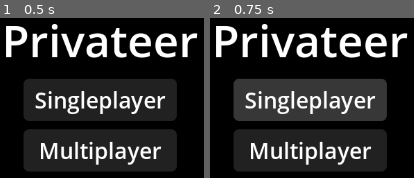
Above: before the commit, frames 1-2 (left to right).
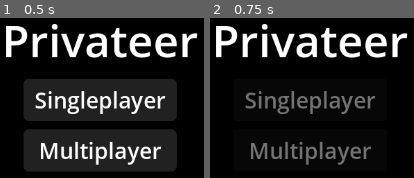
Above: after the commit, the same moments.

Repository: Changryy/Privateer
Game: Godot game, scene res://Game/Menu/Menu.tscn
Same seed, same stepped clock (60 frames per second), same inputs: the game is played once before the commit and once after it. Before the commit the project has no main scene; this scene is started directly in both runs.
Inputs:
- Up to frame 1 (0.5 s): no input
- Up to frame 2 (0.75 s): click "Singleplayer" at 0.5 s

Frame 1 is identical in both runs. In frame 2, 39% of the frame differs, in the area x 11-87%, y 38-96%.

Commit message:
Initial multiplayer implementation

Diff:
--- a/Game/Global/Sync.gd
+++ b/Game/Global/Sync.gd
@@ -14,6 +14,7 @@
 
 
 func start_server() -> void:
+	print("started server")
 	multiplayer.peer_connected.connect(player_connected)
 	multiplayer.peer_disconnected.connect(player_disconnected)
 	peer.create_server(PORT)
@@ -35,6 +36,7 @@
 
 
 func player_connected(id: int) -> void:
+	print("player connected")
 	rpc_id(id, &"connected", VERSION)
 
 
@@ -45,6 +47,7 @@
 		return
 
 	# Load world
+	print("connected")
 
 	# Once loaded:
 	rpc_id(1, &"loaded")
@@ -53,12 +56,14 @@
 
 func player_disconnected(id: int) -> void:
 	# Remove player
+	print("player disconnected")
 
 	pass
 
 
-@rpc("call_remote", "authority", "reliable")
+@rpc("call_remote", "any_peer", "reliable")
 func loaded() -> void:
+	print("player loaded")
 	pass
 
 	# Spawn player
--- /dev/null
+++ b/Game/Menu/Menu.gd
@@ -0,0 +1,15 @@
+extends Control
+
+
+signal starting
+
+
+
+func connect_to_server() -> void:
+	starting.emit()
+	Sync.connect_to("82.164.168.225")
+
+
+
+func start() -> void:
+	starting.emit()
--- a/Game/Menu/Menu.tscn
+++ b/Game/Menu/Menu.tscn
@@ -1,4 +1,7 @@
-[gd_scene format=3 uid="uid://bcigcsexwvtis"]
+[gd_scene load_steps=3 format=3 uid="uid://bcigcsexwvtis"]
+
+[ext_resource type="Script" path="res://Game/Menu/Menu.gd" id="1_b8sr0"]
+[ext_resource type="Script" path="res://Game/Menu/StartButton.gd" id="2_x8jf4"]
 
 [node name="Menu" type="Control"]
 layout_mode = 3
@@ -7,6 +10,7 @@
 anchor_bottom = 1.0
 grow_horizontal = 2
 grow_vertical = 2
+script = ExtResource("1_b8sr0")
 
 [node name="ColorRect" type="ColorRect" parent="."]
 layout_mode = 1
@@ -40,14 +44,19 @@
 size_flags_horizontal = 4
 theme_override_constants/separation = 12
 
-[node name="Button" type="Button" parent="CenterContainer/VBoxContainer2/VBoxContainer"]
+[node name="Singleplayer" type="Button" parent="CenterContainer/VBoxContainer2/VBoxContainer"]
 layout_mode = 2
 focus_mode = 0
 theme_type_variation = &"MainMenuButton"
 text = "Singleplayer"
+script = ExtResource("2_x8jf4")
 
-[node name="Button2" type="Button" parent="CenterContainer/VBoxContainer2/VBoxContainer"]
+[node name="Multiplayer" type="Button" parent="CenterContainer/VBoxContainer2/VBoxContainer"]
 layout_mode = 2
 focus_mode = 0
 theme_type_variation = &"MainMenuButton"
 text = "Multiplayer"
+script = ExtResource("2_x8jf4")
+
+[connection signal="pressed" from="CenterContainer/VBoxContainer2/VBoxContainer/Singleplayer" to="." method="start"]
+[connection signal="pressed" from="CenterContainer/VBoxContainer2/VBoxContainer/Multiplayer" to="." method="connect_to_server"]
--- /dev/null
+++ b/Game/Menu/StartButton.gd
@@ -0,0 +1,8 @@
+extends Button
+
+
+
+
+
+func _ready() -> void:
+	owner.starting.connect(func(): disabled = true)
--- a/project.godot
+++ b/project.godot
@@ -12,6 +12,7 @@
 
 config/name="Privateer"
 config/description="Description"
+run/main_scene="res://Game/Menu/Menu.tscn"
 config/features=PackedStringArray("4.1")
 config/icon="res://icon.png"
 
